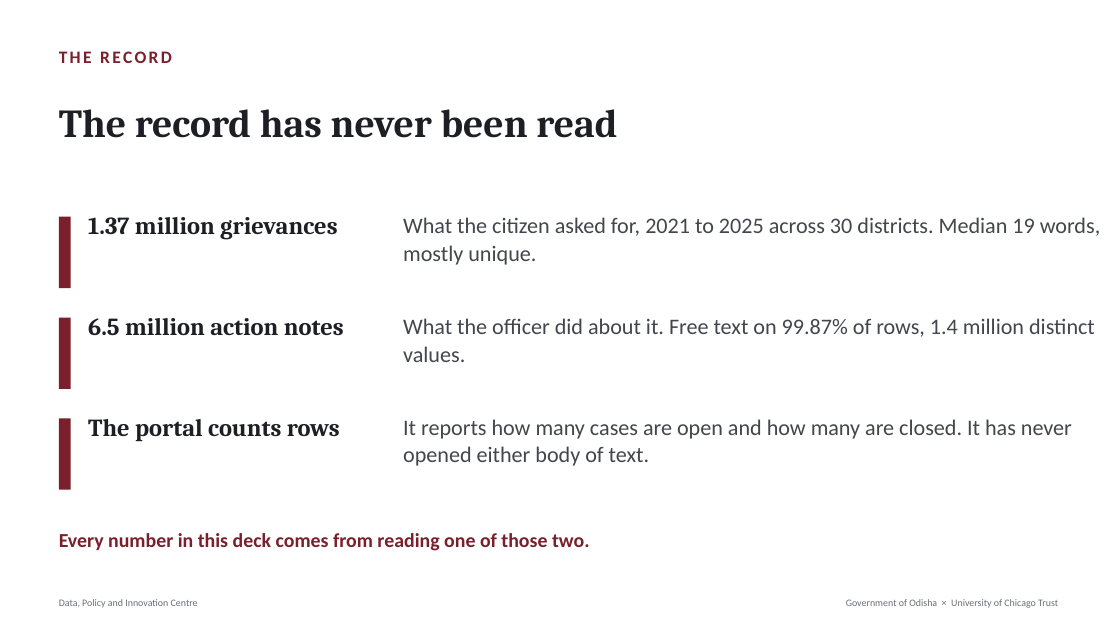
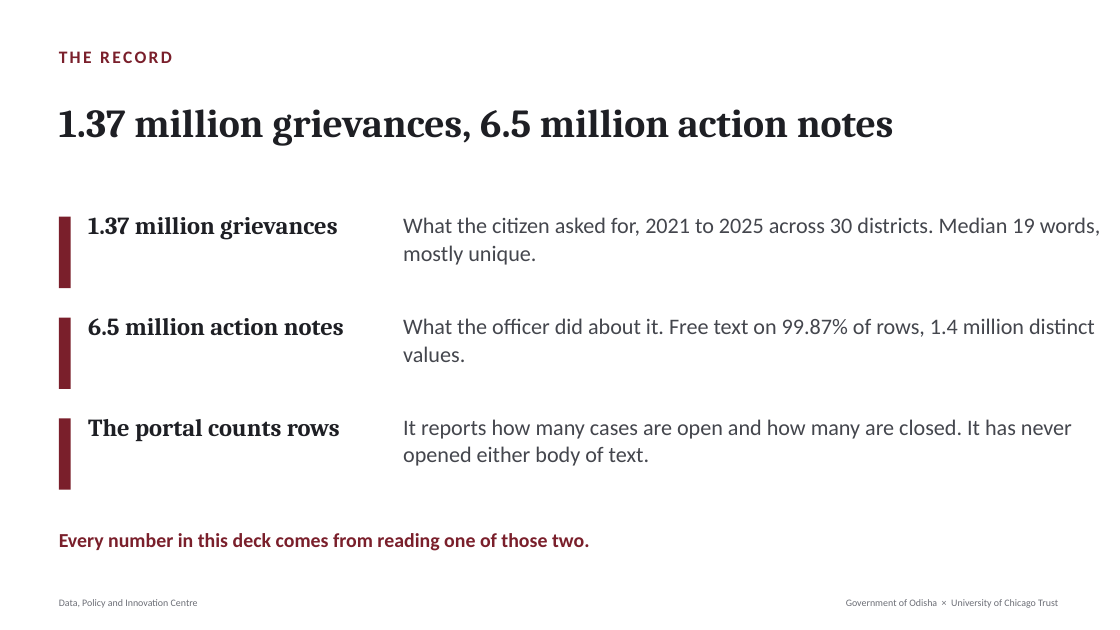
Before and after one commit to Data-Policy-and-Innovation-Centre/janasunani, a slide deck: slide 2 of docs/presentations/2026-08-24-timing-quality/Janasunani_2.0_Timing_and_Quality.pptx. Drawn at 1120x630 pixels with LibreOffice and Linux fonts; fonts in the diff are those of the drawing. Boxes give left, top, right and bottom in pixels: in the first picture for what was removed or moved away, otherwise in the second. Text is boxed around its words. In the diff, an @@ line names an element or a change of style, - is before the commit and + after.

```diff
--- a/docs/presentations/2026-08-24-timing-quality/Janasunani_2.0_Timing_and_Quality.pptx
+++ b/docs/presentations/2026-08-24-timing-quality/Janasunani_2.0_Timing_and_Quality.pptx
@@ text at [59,109,894,146]: text changed @@
-The record has never been read
+1.37 million grievances, 6.5 million action notes
```
Also in this commit, not shown: 7 other slides changed, 4 other files.
